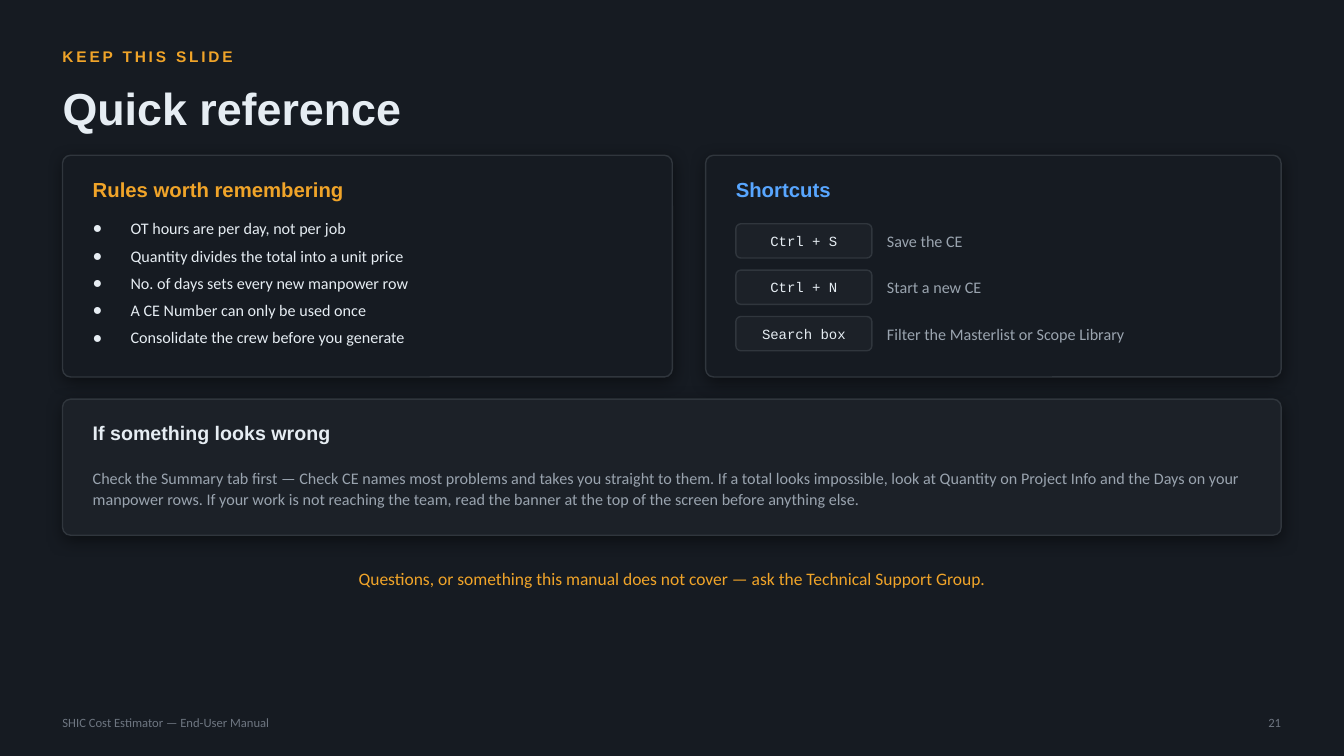
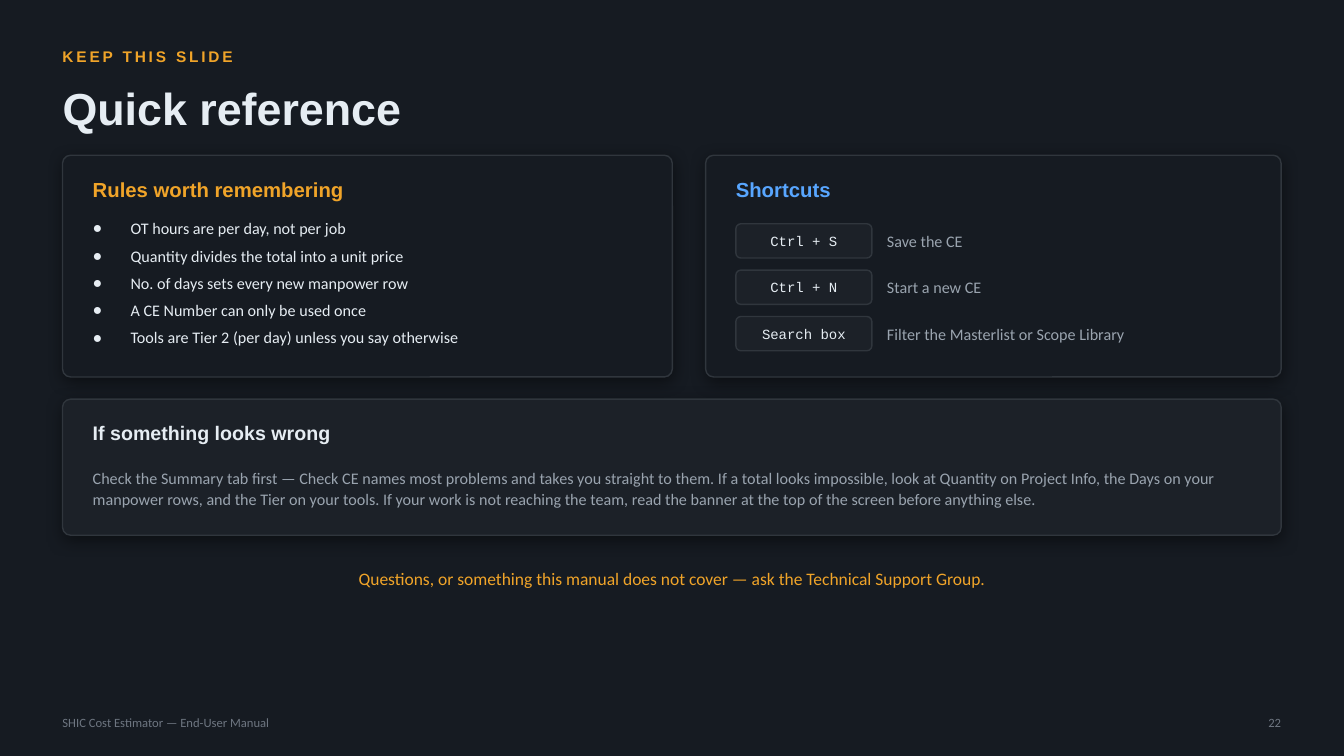
Before and after one commit to SYNERCORE/CostEstimation, a slide deck: slide 22 of docs/SHIC-Cost-Estimator-User-Manual.pptx (slide 21 before the commit). Drawn at 1344x756 pixels with LibreOffice and Linux fonts; fonts in the diff are those of the drawing. Boxes give left, top, right and bottom in pixels: in the first picture for what was removed or moved away, otherwise in the second. Text is boxed around its words. In the diff, an @@ line names an element or a change of style, - is before the commit and + after.

```diff
--- a/docs/SHIC-Cost-Estimator-User-Manual.pptx
+++ b/docs/SHIC-Cost-Estimator-User-Manual.pptx
@@ text at (x1=131, y1=331, x2=459, y2=346): text changed @@
-● Consolidate the crew before you generate
+● Tools are Tier 2 (per day) unless you say otherwise
@@ text at (x1=93, y1=473, x2=1214, y2=508): text changed @@
-Check the Summary tab first — Check CE names most problems and takes you straight to them. If a total looks impossible, look at Quantity on Project Info and the Days on your manpower rows. If your work is not reaching the team, read the banner at the top of the screen before anything else.
+Check the Summary tab first — Check CE names most problems and takes you straight to them. If a total looks impossible, look at Quantity on Project Info, the Days on your manpower rows, and the Tier on your tools. If your work is not reaching the team, read the banner at the top of the screen before anything else.
```
Also in this commit, not shown: 10 other slides changed, 1 slide added.
